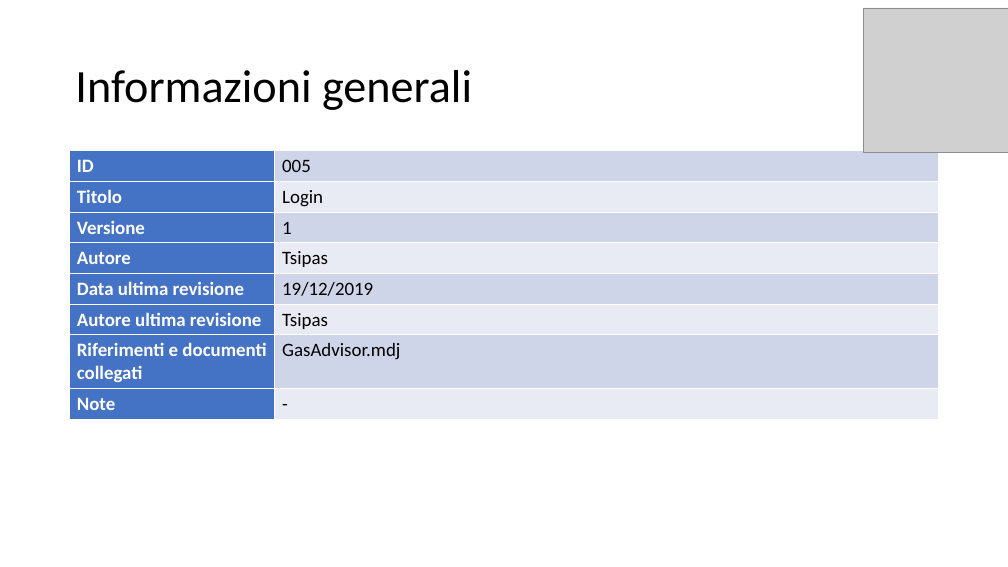
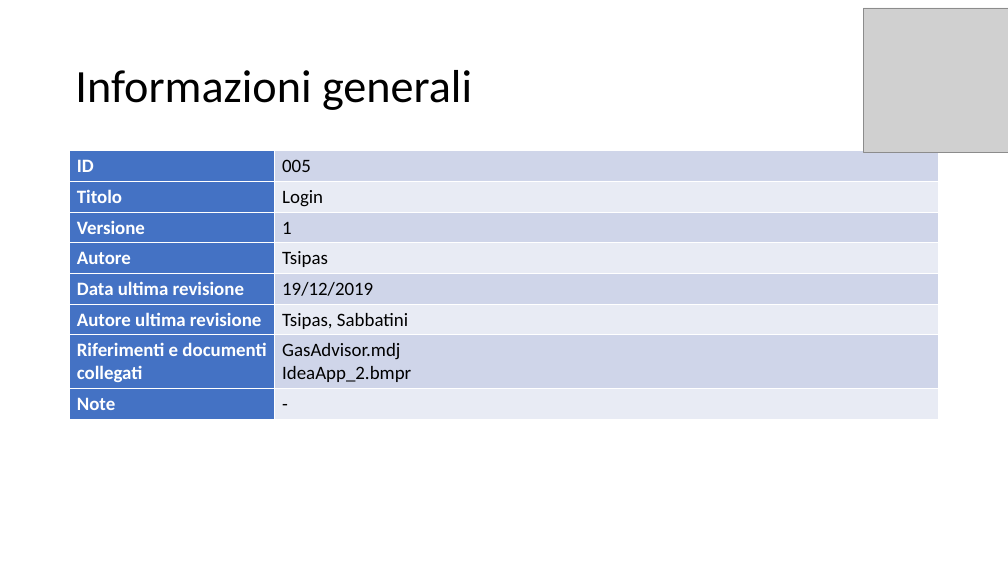
Before and after one commit to itsar19-20/gas, a slide deck: slide 2 of docs/analisi/Template use case/Template Use Case - Registrazione.pptx. Drawn at 1008x567 pixels with LibreOffice and Linux fonts; fonts in the diff are those of the drawing; grey boxes stand for pictures. Boxes give left, top, right and bottom in pixels: in the first picture for what was removed or moved away, otherwise in the second. Text is boxed around its words. In the diff, an @@ line names an element or a change of style, - is before the commit and + after.

```diff
--- a/docs/analisi/Template use case/Template Use Case - Registrazione.pptx
+++ b/docs/analisi/Template use case/Template Use Case - Registrazione.pptx
@@ table at <box>70,151,939,419</box> @@
-row 6, column 2: Tsipas
+row 6, column 2: Tsipas, Sabbatini
-row 7, column 2: GasAdvisor.mdj
+row 7, column 2: GasAdvisor.mdj / IdeaApp_2.bmpr
```
Also in this commit, not shown: 1 other slide changed, 12 other files.
